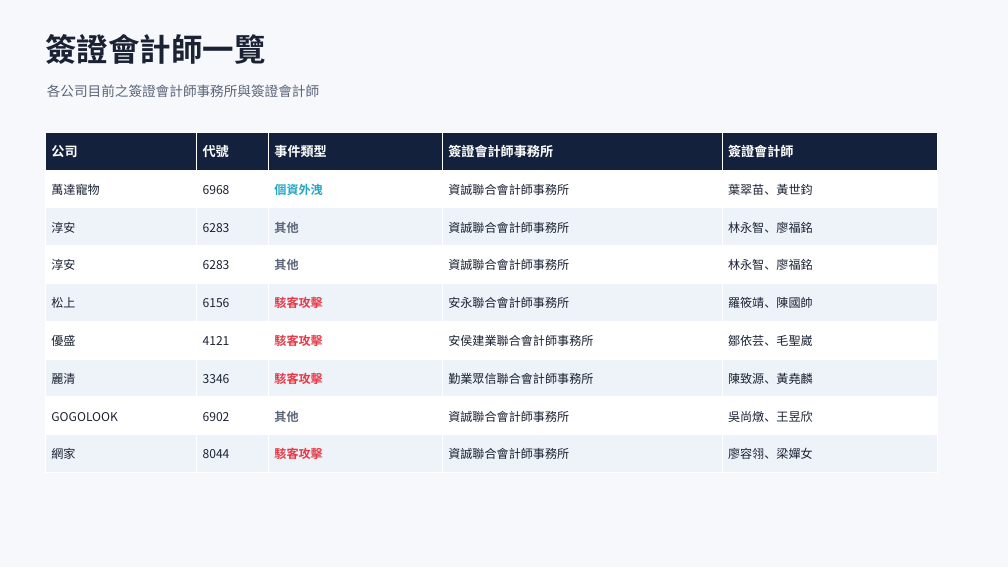
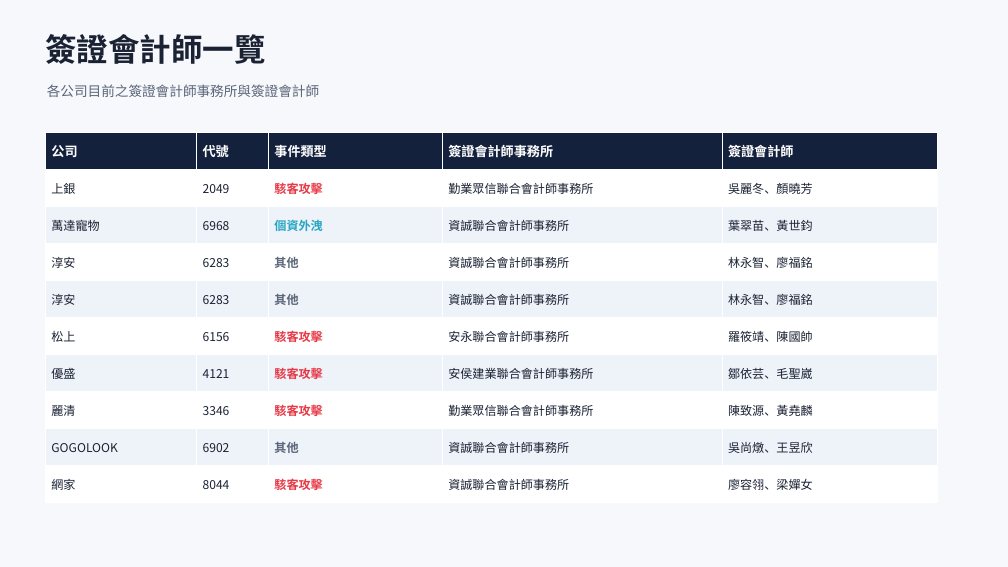
Before and after one commit to Johnnylin77/mops-isec-monitor, a slide deck: slide 4 of 資安事件因應分析.pptx. Drawn at 1008x567 pixels with LibreOffice and Linux fonts; fonts in the diff are those of the drawing. Boxes give left, top, right and bottom in pixels: in the first picture for what was removed or moved away, otherwise in the second. Text is boxed around its words. In the diff, an @@ line names an element or a change of style, - is before the commit and + after.

```diff
--- a/資安事件因應分析.pptx
+++ b/資安事件因應分析.pptx
@@ table at (45, 132, 938, 503) @@
+row 2: 上銀 | 2049 | 駭客攻擊 | 勤業眾信聯合會計師事務所 | 吳麗冬、顏曉芳
```
Also in this commit, not shown: 5 other slides changed, 1 slide added, 2 other files.
